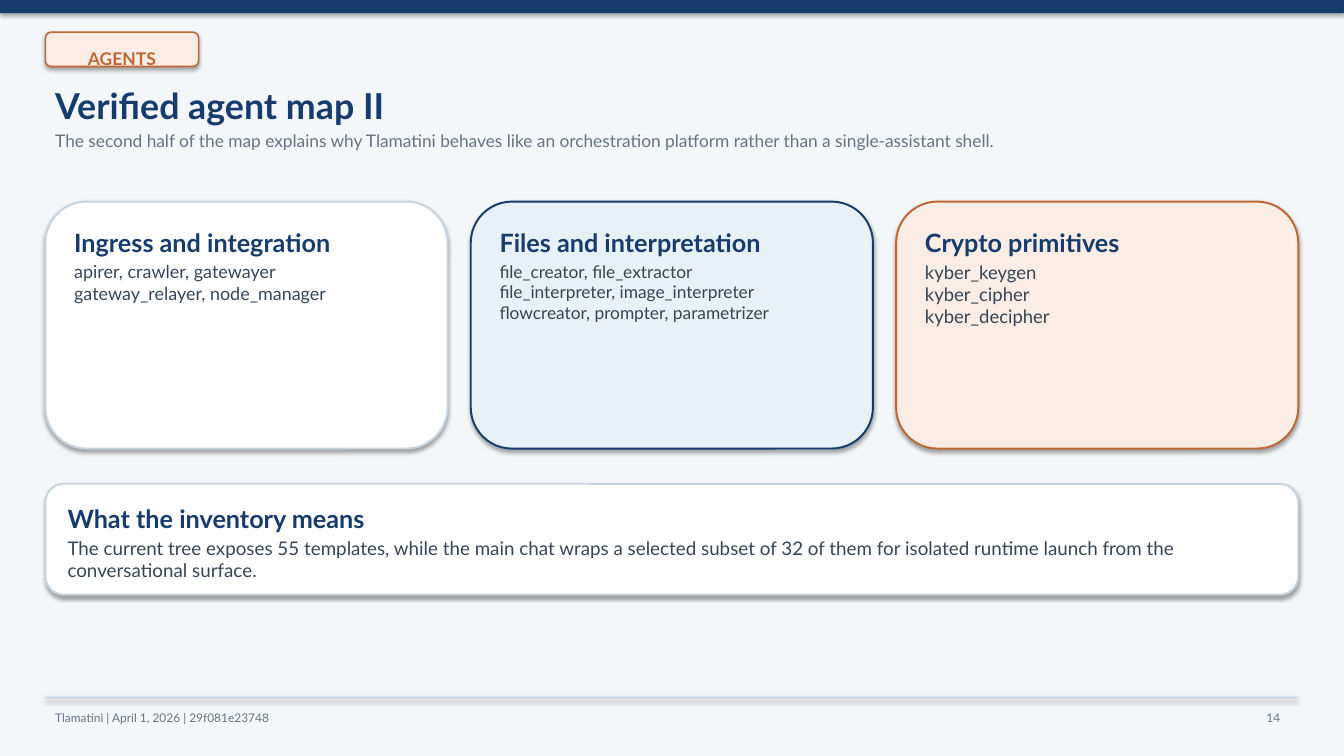
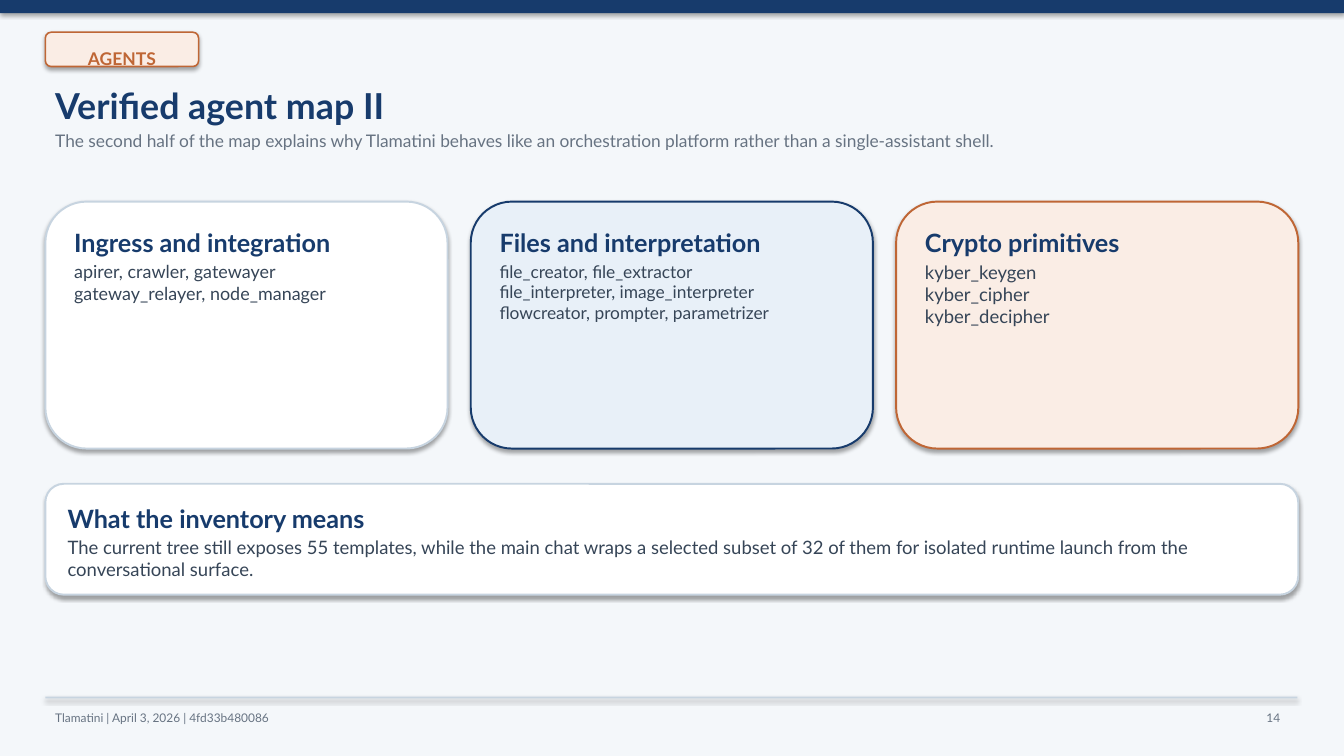
Before and after one commit to XAIHT/Tlamatini, a slide deck: slide 14 of Tlamatini_eXtended_Artificial_Intelligence_Humanly_Tempered.pptx. Drawn at 1344x756 pixels with LibreOffice and Linux fonts; fonts in the diff are those of the drawing. Boxes give left, top, right and bottom in pixels: in the first picture for what was removed or moved away, otherwise in the second. Text is boxed around its words. In the diff, an @@ line names an element or a change of style, - is before the commit and + after.

Commit message:
Updating README.md, Summary PDF, and PPT of Tlamatini, by angelahack1

```diff
--- a/Tlamatini_eXtended_Artificial_Intelligence_Humanly_Tempered.pptx
+++ b/Tlamatini_eXtended_Artificial_Intelligence_Humanly_Tempered.pptx
@@ text in rounded rectangle at [68,540,1188,576]: text changed; size 13.4 to 13.2 pt @@
-The current tree exposes 55 templates, while the main chat wraps a selected subset of 32 of them for isolated runtime launch from the conversational surface.
+The current tree still exposes 55 templates, while the main chat wraps a selected subset of 32 of them for isolated runtime launch from the conversational surface.
@@ text at [55,713,269,724]: text changed @@
-Tlamatini | April 1, 2026 | 29f081e23748
+Tlamatini | April 3, 2026 | 4fd33b480086
```
Also in this commit, not shown: 16 other slides changed, 4 slides added, 4 slides removed, 2 other files.
